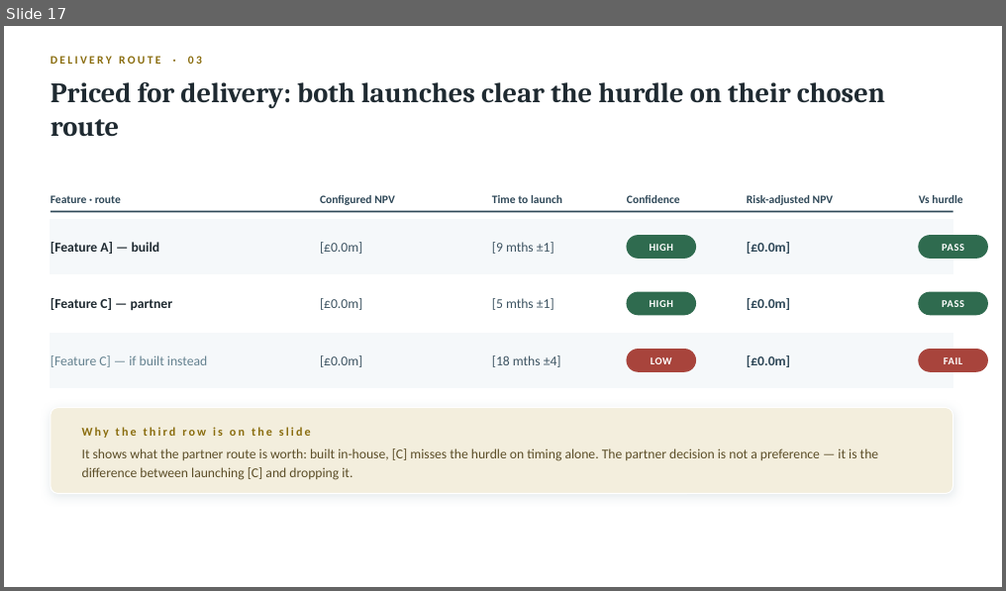
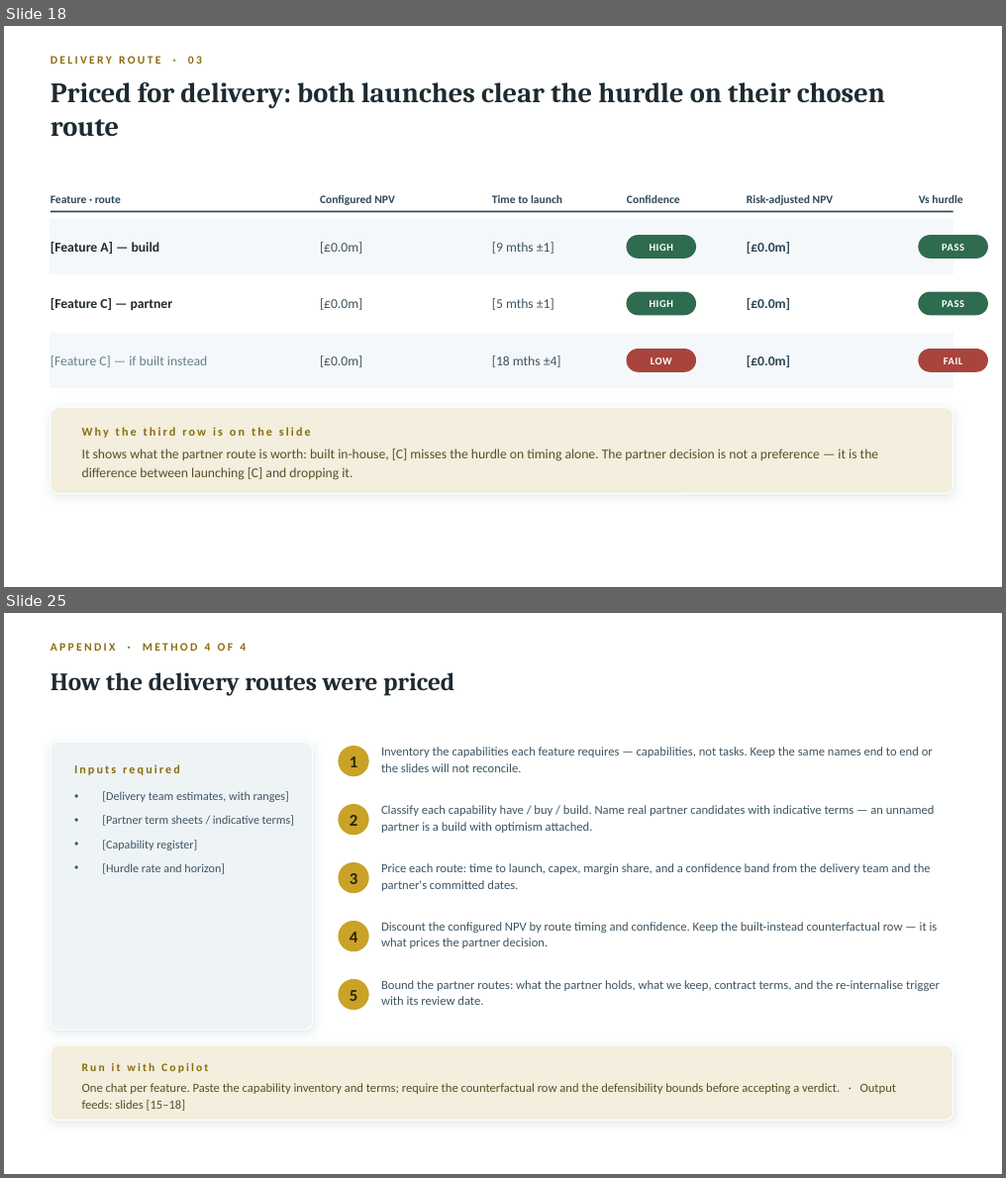
Before and after one commit to tmth-studio/methods, a slide deck: proposition-launch-deck/segment-proposition-template.pptx. Shown one above the other, each under a label of ours: slide 17 before the commit, slides 18 and 25 after it; the slides between them are not shown. The pictures are 1006x591 and 1006x1178 pixels, drawn with LibreOffice and Linux fonts; fonts in the diff are those of the drawing. Boxes give left, top, right and bottom in pixels: in the first picture for what was removed or moved away, otherwise in the second. Text is boxed around its words. In the diff, an @@ line names an element or a change of style, - is before the commit and + after.

Commit message:
Segment variant: marketing wrapper + method appendix (25 slides)
- Wrapper slide in section 02: proposition-level configuration layer.
  Mental availability at category entry points; fixed cost amortised
  across features (reach test, not the incentive dead-weight test);
  the multiplier rule (cannot rescue demand-gate failures)
- Sensitivity slide gains the wrapper row (4 rows, compressed geometry)
- Appendix: contents + 4 method pages (OCV per the OCV standard,
  lever sizing with the two-part test, wrapper case, route pricing) -
  each with inputs, 5 steps, and a run-it-with-Copilot bar
- QA: new/changed pages visually verified

```diff
--- a/proposition-launch-deck/segment-proposition-template.pptx
+++ b/proposition-launch-deck/segment-proposition-template.pptx
@@ slide 25 added at [4,613,1002,1174], background #FFFFFF @@
@@ text added at [51,643,246,651], 11 pt, text #8A6D0F, bold @@
+APPENDIX · METHOD 4 OF 4
@@ text added at [51,672,454,696], 24 pt, text #1F2A31, bold @@
+How the delivery routes were priced
@@ rounded rectangle added at [51,742,313,1030], fill #EEF3F6, outline #FFFFFF 1 pt @@
@@ ellipse added at [339,747,368,776], fill #C9A227, outline #C9A227 1 pt @@
@@ text added at [350,757,357,767], 16 pt, text #2B2308, bold @@
+1
@@ text added at [381,747,933,772], 12 pt, text #3F5563 @@
+Inventory the capabilities each feature requires — capabilities, not tasks. Keep the same names end to end or the slides will not reconcile.
@@ text added at [74,764,180,775], 11.5 pt, text #8A6D0F, bold @@
+Inputs required
@@ text added at [102,791,294,874], 11.5 pt, text #3F5563 @@
+• [Delivery team estimates, with ranges]
+• [Partner term sheets / indicative terms]
+• [Capability register]
+• [Hurdle rate and horizon]
@@ ellipse added at [339,805,368,835], fill #C9A227, outline #C9A227 1 pt @@
@@ text added at [350,815,357,826], 16 pt, text #2B2308, bold @@
+2
@@ text added at [381,805,935,833], 12 pt, text #3F5563 @@
+Classify each capability have / buy / build. Name real partner candidates with indicative terms — an unnamed partner is a build with optimism attached.
@@ ellipse added at [339,863,368,893], fill #C9A227, outline #C9A227 1 pt @@
@@ text added at [350,873,357,884], 16 pt, text #2B2308, bold @@
+3
@@ text added at [381,863,931,891], 12 pt, text #3F5563 @@
+Price each route: time to launch, capex, margin share, and a confidence band from the delivery team and the partner's committed dates.
@@ ellipse added at [339,922,368,952], fill #C9A227, outline #C9A227 1 pt @@
@@ text added at [350,932,357,943], 16 pt, text #2B2308, bold @@
+4
@@ text added at [381,922,938,949], 12 pt, text #3F5563 @@
+Discount the configured NPV by route timing and confidence. Keep the built-instead counterfactual row — it is what prices the partner decision.
@@ ellipse added at [339,980,368,1010], fill #C9A227, outline #C9A227 1 pt @@
@@ text added at [350,990,357,1001], 16 pt, text #2B2308, bold @@
+5
@@ text added at [381,980,940,1005], 12 pt, text #3F5563 @@
+Bound the partner routes: what the partner holds, what we keep, contract terms, and the re-internalise trigger with its review date.
@@ rounded rectangle added at [51,1046,953,1121], fill #F3EEDD, outline #FFFFFF 1 pt @@
@@ text added at [82,1063,208,1073], 11 pt, text #8A6D0F, bold @@
+Run it with Copilot
@@ text added at [82,1083,897,1111], 12 pt, text #5C4E28 @@
+One chat per feature. Paste the capability inventory and terms; require the counterfactual row and the defensibility bounds before accepting a verdict. · Output feeds: slides [15–18]
@@ what was slide 17 is now slide 18 @@
```
Also in this commit, not shown: 3 slides changed, 4 other slides added, 1 other file.
